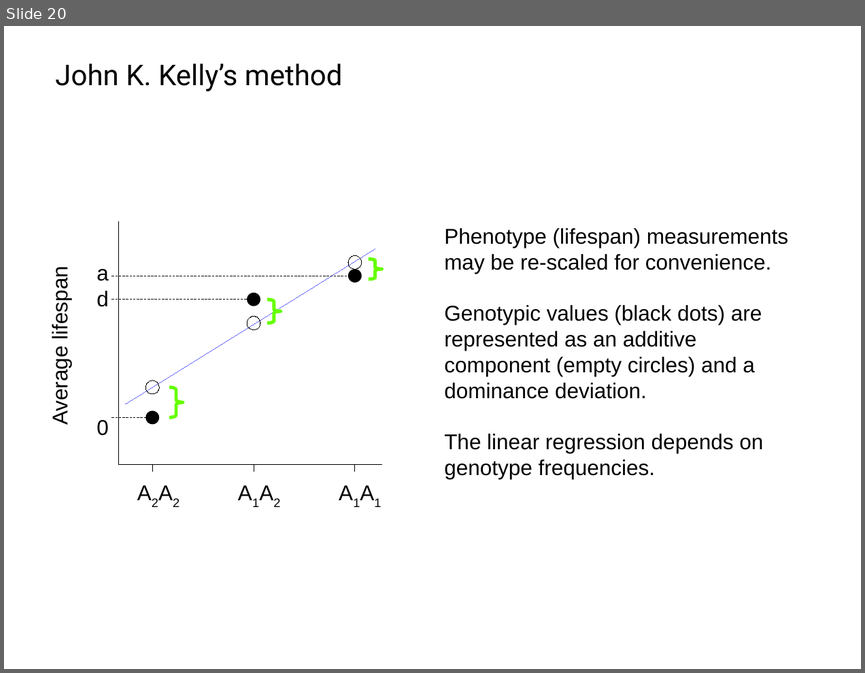
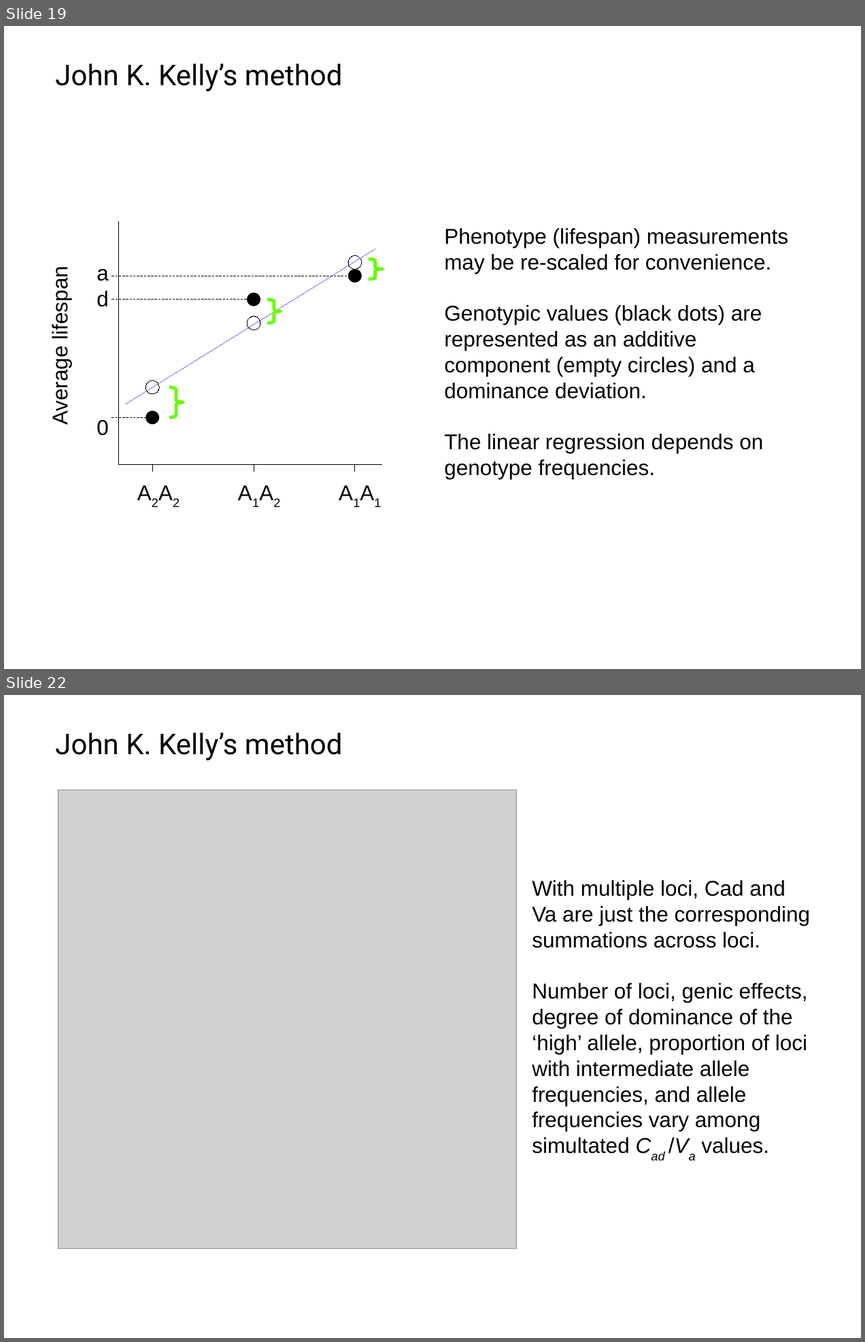
Before and after one commit to IgnasiLucas/UX, a slide deck: doc/2018_Prague/UX.odp. Shown one above the other, each under a label of ours: slide 20 before the commit, slides 19 and 22 after it; the slides between them are not shown. The pictures are 865x673 and 865x1342 pixels, drawn with LibreOffice and Linux fonts; fonts in the diff are those of the drawing; grey boxes stand for pictures; background and template pictures are left out. Boxes give left, top, right and bottom in pixels: in the first picture for what was removed or moved away, otherwise in the second. Text is boxed around its words. In the diff, an @@ line names an element or a change of style, - is before the commit and + after.

```diff
--- a/doc/2018_Prague/UX.odp
+++ b/doc/2018_Prague/UX.odp
@@ slide 22 added at bbox=[4, 695, 861, 1338], background #FFFFFF @@
@@ text added at bbox=[55, 732, 343, 760], 24 pt, text #000000 @@
+John K. Kelly’s method
@@ picture added at bbox=[58, 790, 516, 1249] @@
@@ text added at bbox=[532, 880, 810, 1153], 18 pt, text #000000 @@
+With multiple loci, Cad and Va are just the corresponding summations across loci.
+Number of loci, genic effects, degree of dominance of the ‘high’ allele, proportion of loci with intermediate allele frequencies, and allele frequencies vary among simultated Cad /Va values.
@@ what was slide 20 is now slide 19 @@
```
Also in this commit, not shown: 2 slides changed, 7 other slides added, 1 slide removed.
